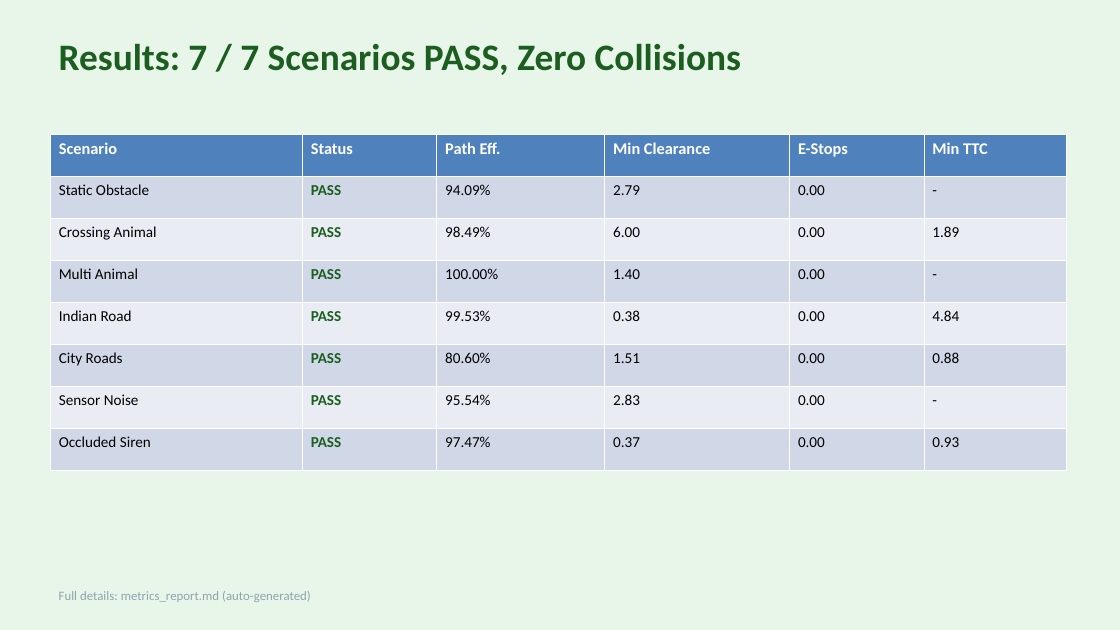
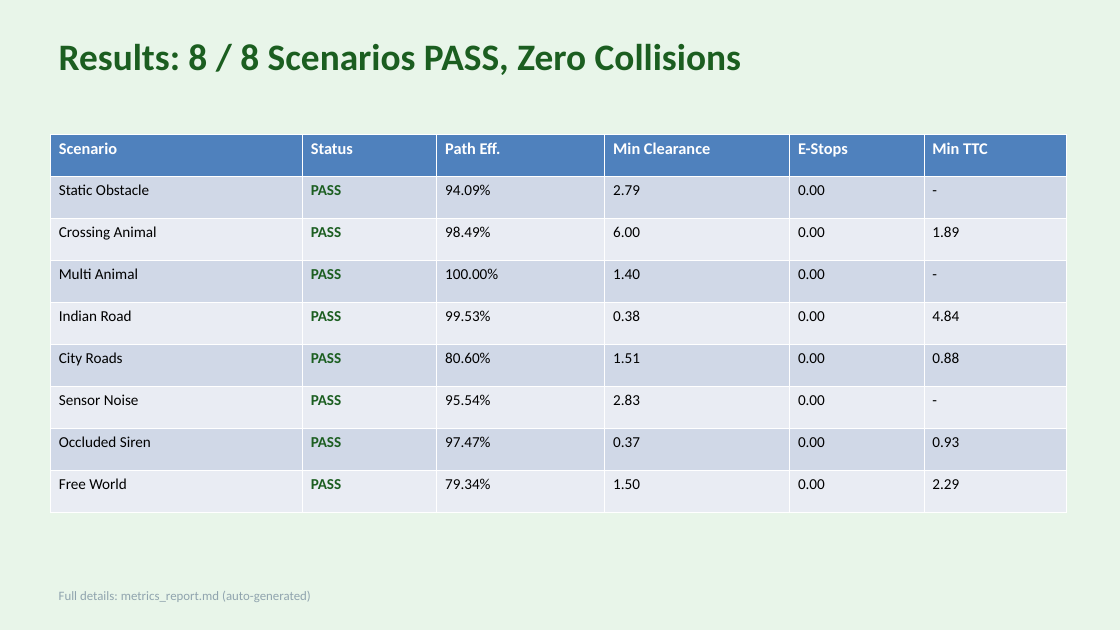
Before and after one commit to lemuel-fernandes/marg.ai, a slide deck: slide 5 of pathsense_ppt.pptx. Drawn at 1120x630 pixels with LibreOffice and Linux fonts; fonts in the diff are those of the drawing. Boxes give left, top, right and bottom in pixels: in the first picture for what was removed or moved away, otherwise in the second. Text is boxed around its words. In the diff, an @@ line names an element or a change of style, - is before the commit and + after.

Commit message:
free world

```diff
--- a/pathsense_ppt.pptx
+++ b/pathsense_ppt.pptx
@@ text at (59,43,741,75): text changed @@
-Results: 7 / 7 Scenarios PASS, Zero Collisions
+Results: 8 / 8 Scenarios PASS, Zero Collisions
@@ table at (50,134,1067,513) @@
+row 9: Free World | PASS | 79.34% | 1.50 | 0.00 | 2.29
```
Also in this commit, not shown: 1 other slide changed, 1 slide added, 11 other files.
